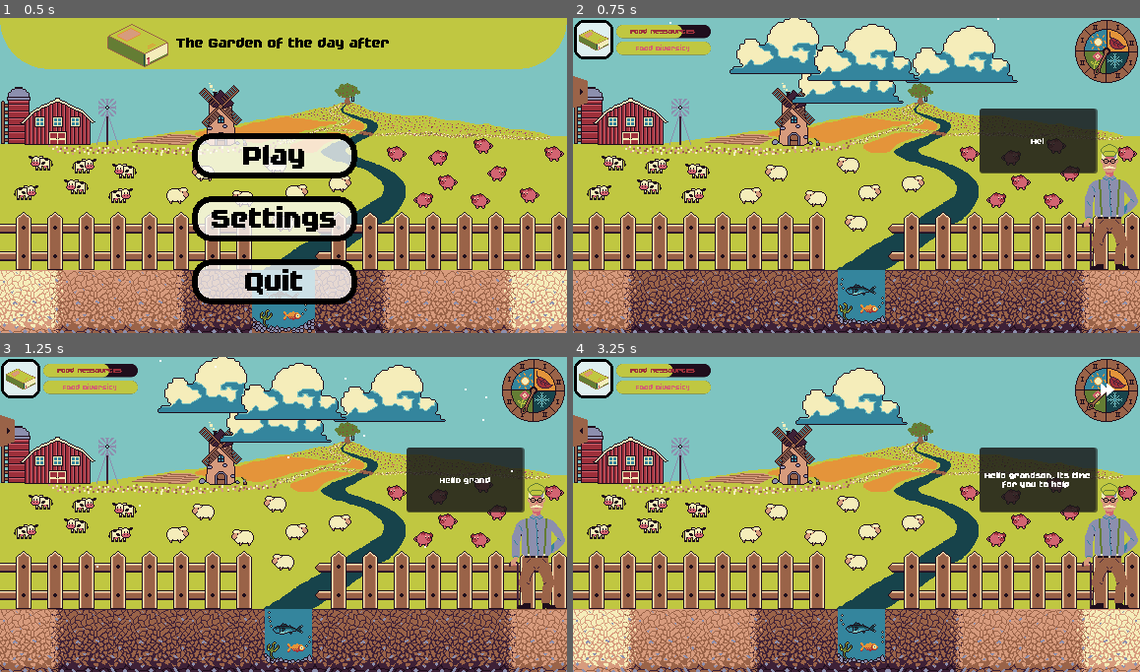
Above: before the commit, frames 1-4 (two rows, left to right).
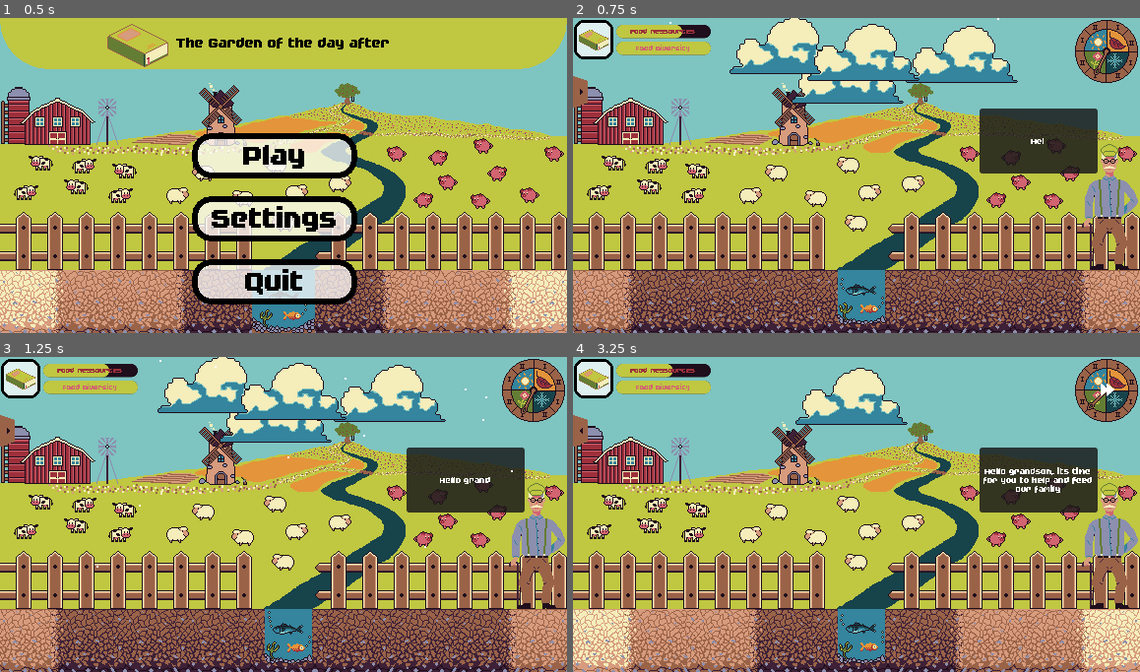
Above: after the commit, the same moments.

Repository: JustAlternate/Regenerative_Game_Jam
Game: Godot game, scene res://Scenes/menu.tscn
Same seed, same stepped clock (60 frames per second), same inputs: the game is played once before the commit and once after it.
Inputs (mouse positions are in pixels of both pictures, inside the frame that each line leads up to):
- Up to frame 1 (0.5 s): no input
- Up to frame 2 (0.75 s): click "Play" at 0.5 s
- Up to frame 3 (1.25 s): no input
- Up to frame 4 (3.25 s): click (1037, 479) at 1.27 s; click (590, 429) at 2 s; click (1105, 388) at 2.75 s

Frame 1 is identical in both runs. In frame 2, 0.1% of the frame differs, in the area x 71-93%, y 28-50%; in frame 3, 0.1%; in frame 4, 0.8%.

Commit message:
grand pere peut parler un peu plus vite

Diff:
--- a/Scenes/dialogue_grand_pere.tscn
+++ b/Scenes/dialogue_grand_pere.tscn
@@ -54,8 +54,8 @@
 show_behind_parent = true
 light_mask = 0
 layout_mode = 0
-offset_right = 118.0
-offset_bottom = 65.0
+offset_right = 120.0
+offset_bottom = 66.0
 focus_mode = 0
 
 [node name="GrandpaSFX" parent="." instance=ExtResource("4_tce1e")]
--- a/Scripts/dialogue_grand_pere.gd
+++ b/Scripts/dialogue_grand_pere.gd
@@ -7,7 +7,8 @@
 @export var time_betwen_carac:float = 0.05
 @export var time_betwen_dialogue:float = 3
 @export var time_after_dialogue:float = 4
-var Talking:bool = false
+
+var state = "none"
 
 var tutorial_progress = 0
 
@@ -32,6 +33,7 @@
 	if thing[0] == "planted":
 		if thing[1] == "radish":
 			if tutorial_progress == 0:
+				print("tuto2")
 				grandpa_talk("apres_plantage_radish")
 				tutorial_progress+=1
 
@@ -57,8 +59,7 @@
 
 
 func _on_button_for_grandpa_button_activated(texte_name):
-	if not(Talking):
-		grandpa_talk(texte_name)
+	grandpa_talk(texte_name)
 
 func maj_buttons():
 
@@ -87,27 +88,32 @@
 		child.visible = true
 
 func writing_text(text):
+	state = "talking"
 	$Panel/Label.text = ""
 	for letter in text:
-			$Panel/Label.text += letter
-			await get_tree().create_timer(time_betwen_carac).timeout
+		if state == "speed_talk":
+			$Panel/Label.text = text
+			return
+		$Panel/Label.text += letter
+		await get_tree().create_timer(time_betwen_carac).timeout
 
 func grandpa_talk(text):
 	dialogue_queue.append(text)
 
 func grandpa_start_talk():
-	Talking = true
+	state = "talking"
 	$Panel.visible = true
 
 	text = dialogue_queue.pop_front()
 
 	$GrandpaSFX/AudioStreamPlayer2.play()
 	for i in range(len(dico_dialogue[text][1])):
-			await writing_text(dico_dialogue[text][1][i])
-			await get_tree().create_timer(time_betwen_dialogue).timeout
-			$GrandpaSFX/AudioStreamPlayer.play()
+		await writing_text(dico_dialogue[text][1][i])
+		state = "pending"
+		await get_tree().create_timer(time_betwen_dialogue).timeout #attend prochain dialogue
+		$GrandpaSFX/AudioStreamPlayer.play()
 
-	Talking = false
+	state = "none"
 	$Panel.visible = false
 
 	player_just_did_something(["talk",text])
@@ -115,7 +121,7 @@
 func _process(delta):
 
 	#look if something is in dialogue queue, if so, say if nothing is being said already
-	if dialogue_queue != [] and not(Talking):
+	if dialogue_queue != [] and state == "none":
 		grandpa_start_talk()
 
 
@@ -125,4 +131,5 @@
 
 
 func _on_button_pressed():
-	Talking = false
+	if state == "talking":
+		state = "speed_talk"
Not shown: 1 places in Scenes/dialogue_grand_pere.tscn that only renumber resources
